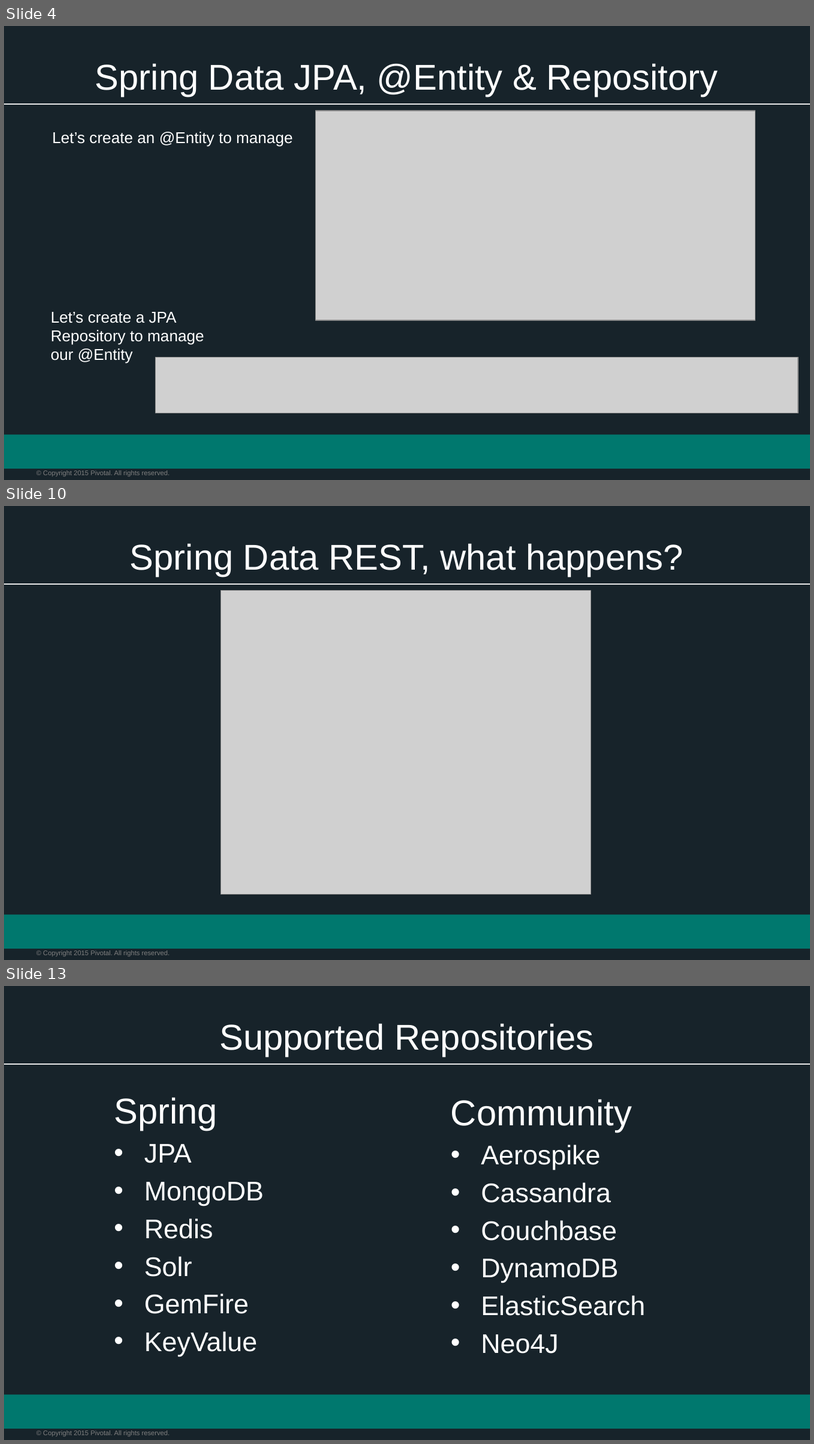
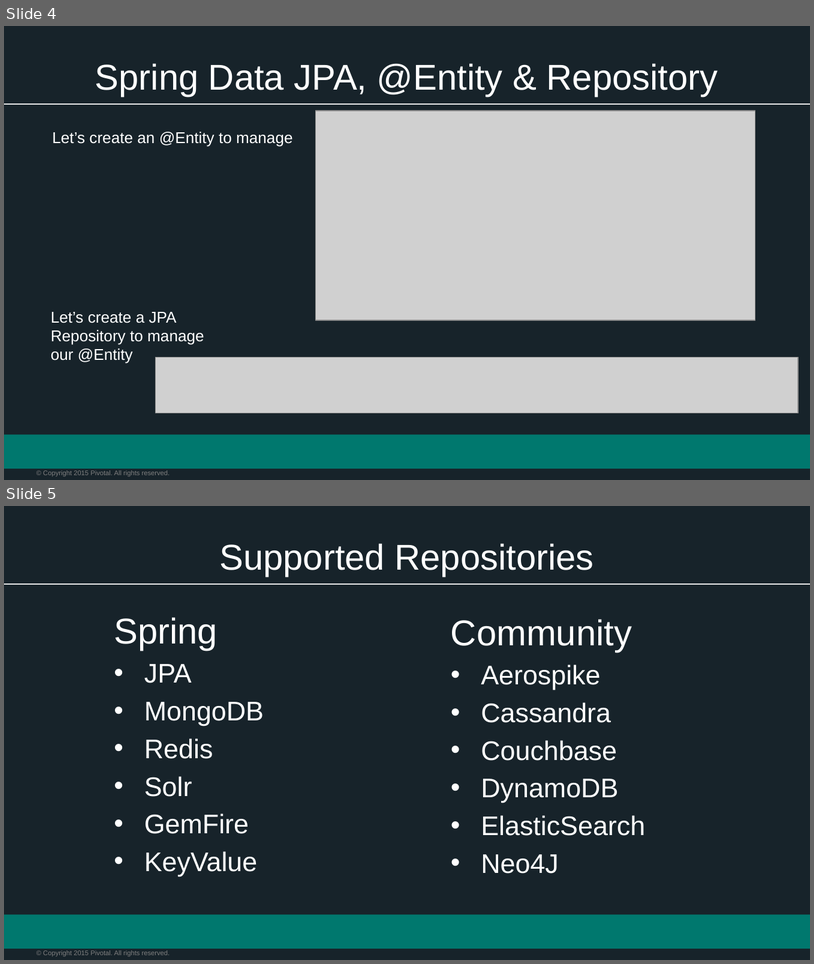
Before and after one commit to phopper-pivotal/Spring-Workshop-Dish, a slide deck: Session_4_Polyglot_Persistence.pptx. Shown one above the other, each under a label of ours: slides 4, 10 and 13 before the commit, slides 4 and 5 after it; the slides between them are not shown. The pictures are 814x1444 and 814x964 pixels, drawn with LibreOffice and Linux fonts; fonts in the diff are those of the drawing; grey boxes stand for pictures; background and template pictures are left out. Boxes give left, top, right and bottom in pixels: in the first picture for what was removed or moved away, otherwise in the second. Text is boxed around its words. In the diff, an @@ line names an element or a change of style, - is before the commit and + after.

```diff
--- a/Session_4_Polyglot_Persistence.pptx
+++ b/Session_4_Polyglot_Persistence.pptx
@@ slide 10 removed at (4, 506, 810, 960), background #17232A; not listed: 3 template elements that a slide beside it also shows @@
@@ title removed at (130, 543, 683, 577) @@
-Spring Data REST, what happens?
@@ picture removed at (221, 591, 591, 894) @@
@@ what was slide 13 is now slide 5 @@
```
Also in this commit, not shown: 1 slide changed, 7 other slides removed, 2 other files.
